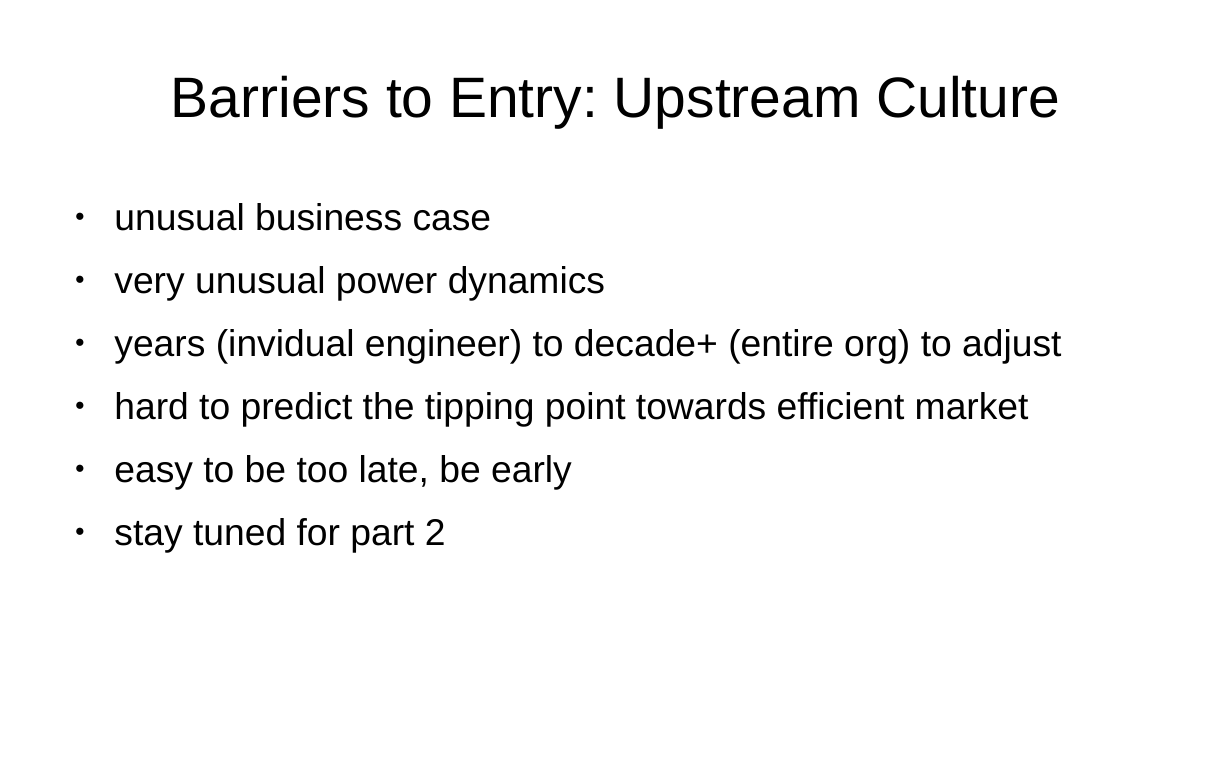
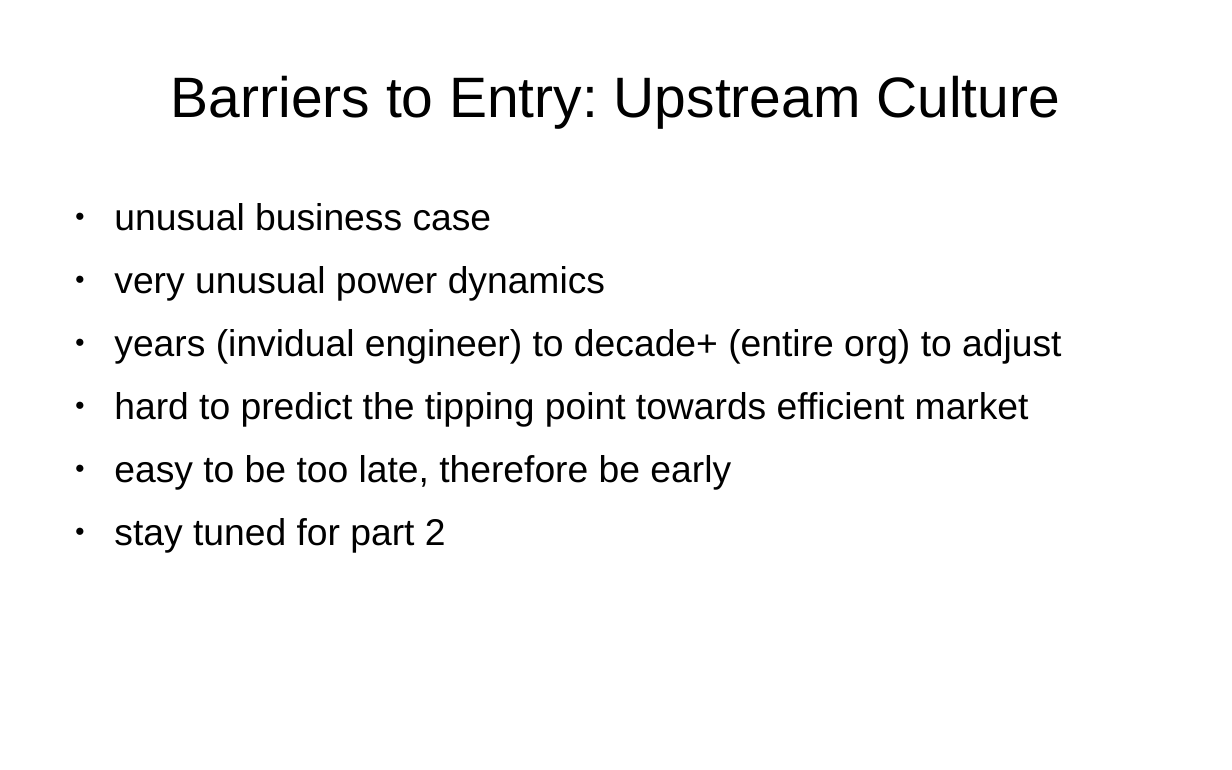
Before and after one commit to danvet/danvet.github.io, a slide deck: slide 14 of slides/intel-gdansk-2023.odp. Drawn at 1232x770 pixels with LibreOffice and Linux fonts; fonts in the diff are those of the drawing. Boxes give left, top, right and bottom in pixels: in the first picture for what was removed or moved away, otherwise in the second. Text is boxed around its words. In the diff, an @@ line names an element or a change of style, - is before the commit and + after.

Commit message:
blog post for the upstream why&how talks

```diff
--- a/slides/intel-gdansk-2023.odp
+++ b/slides/intel-gdansk-2023.odp
@@ text at (114,455,731,490): text changed @@
-● easy to be too late, be early
+● easy to be too late, therefore be early
```
Also in this commit, not shown: 1 other slide changed, 2 other files.
